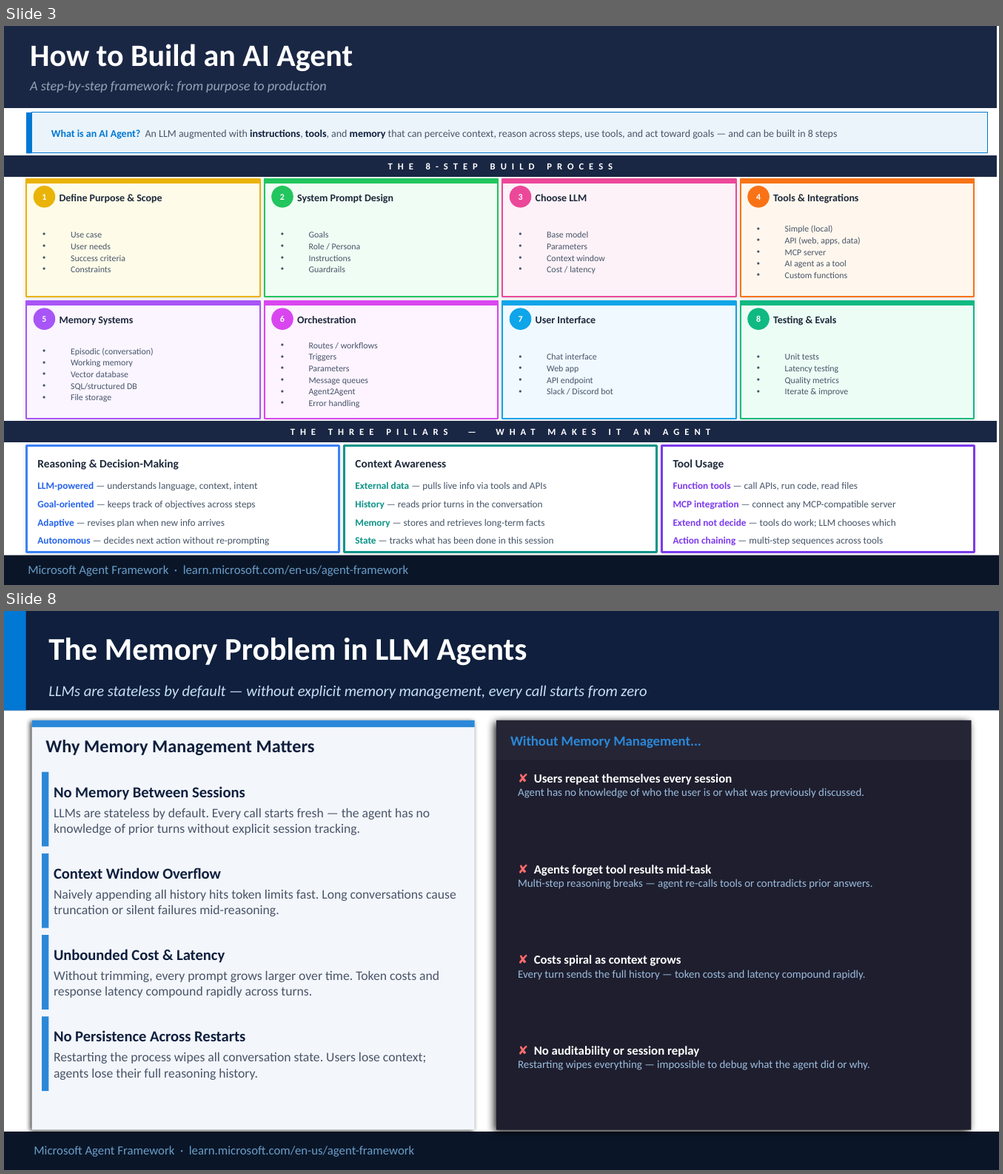
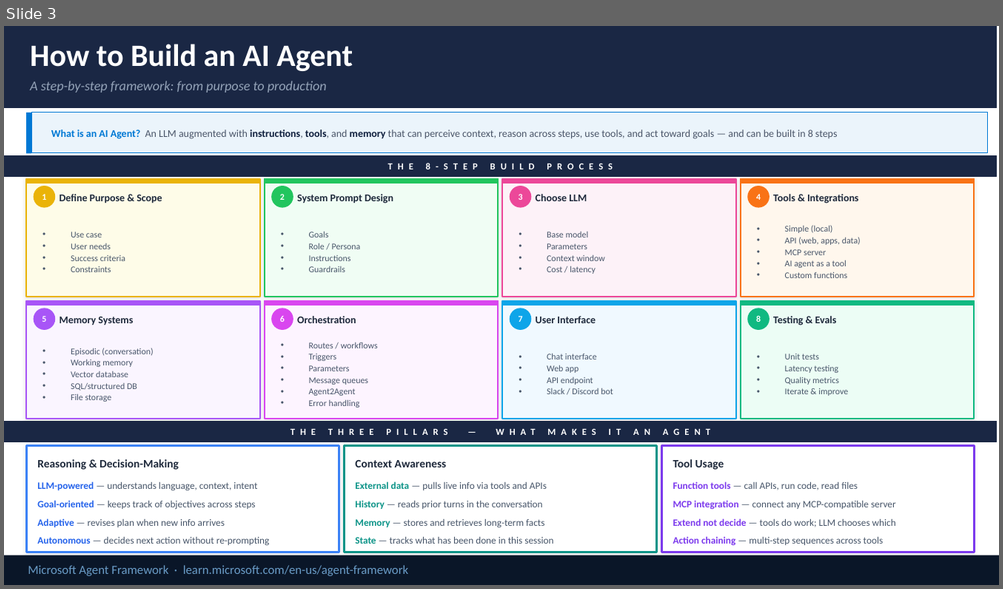
Before and after one commit to satyasyamnn/learning_agent_framework, a slide deck: Microsoft Agent Framework.pptx. Shown one above the other, each under a label of ours: slides 3 and 8 before the commit, slide 3 after it; the slides between them are not shown. The pictures are 1003x1174 and 1003x589 pixels, drawn with LibreOffice and Linux fonts; fonts in the diff are those of the drawing. Boxes give left, top, right and bottom in pixels: in the first picture for what was removed or moved away, otherwise in the second. Text is boxed around its words. In the diff, an @@ line names an element or a change of style, - is before the commit and + after.

```diff
--- a/Microsoft Agent Framework.pptx
+++ b/Microsoft Agent Framework.pptx
@@ slide 8 removed at (x1=4, y1=611, x2=999, y2=1170), background #FFFFFF @@
@@ rectangle removed at (x1=4, y1=611, x2=999, y2=710) @@
@@ rectangle removed at (x1=4, y1=611, x2=25, y2=710) @@
@@ text removed at (x1=48, y1=638, x2=527, y2=666) @@
-The Memory Problem in LLM Agents
@@ text removed at (x1=48, y1=685, x2=646, y2=699) @@
-LLMs are stateless by default — without explicit memory management, every call starts from zero
@@ rectangle removed at (x1=31, y1=721, x2=474, y2=1130) @@
@@ rectangle removed at (x1=31, y1=721, x2=474, y2=727) @@
@@ rectangle removed at (x1=496, y1=721, x2=971, y2=1130) @@
@@ rectangle removed at (x1=496, y1=721, x2=971, y2=760) @@
@@ text removed at (x1=45, y1=740, x2=315, y2=755) @@
-Why Memory Management Matters
@@ text removed at (x1=510, y1=736, x2=701, y2=748) @@
-Without Memory Management...
@@ rectangle removed at (x1=42, y1=772, x2=48, y2=847) @@
@@ text removed at (x1=54, y1=786, x2=245, y2=800) @@
-No Memory Between Sessions
@@ text removed at (x1=518, y1=774, x2=864, y2=798) @@
-✘ Users repeat themselves every session
-Agent has no knowledge of who the user is or what was previously discussed.
@@ text removed at (x1=54, y1=808, x2=430, y2=835) @@
-LLMs are stateless by default. Every call starts fresh — the agent has no knowledge of prior turns without explicit session tracking.
@@ rectangle removed at (x1=42, y1=854, x2=48, y2=928) @@
@@ text removed at (x1=54, y1=868, x2=221, y2=879) @@
-Context Window Overflow
@@ text removed at (x1=518, y1=865, x2=872, y2=889) @@
-✘ Agents forget tool results mid-task
-Multi-step reasoning breaks — agent re-calls tools or contradicts prior answers.
@@ text removed at (x1=54, y1=889, x2=456, y2=917) @@
-Naively appending all history hits token limits fast. Long conversations cause truncation or silent failures mid-reasoning.
@@ rectangle removed at (x1=42, y1=936, x2=48, y2=1010) @@
@@ text removed at (x1=54, y1=949, x2=225, y2=963) @@
-Unbounded Cost & Latency
@@ text removed at (x1=518, y1=955, x2=865, y2=980) @@
-✘ Costs spiral as context grows
-Every turn sends the full history — token costs and latency compound rapidly.
@@ text removed at (x1=54, y1=971, x2=439, y2=998) @@
-Without trimming, every prompt grows larger over time. Token costs and response latency compound rapidly across turns.
@@ rectangle removed at (x1=42, y1=1017, x2=48, y2=1091) @@
@@ text removed at (x1=54, y1=1031, x2=245, y2=1042) @@
-No Persistence Across Restarts
@@ text removed at (x1=54, y1=1052, x2=426, y2=1080) @@
-Restarting the process wipes all conversation state. Users lose context; agents lose their full reasoning history.
@@ text removed at (x1=518, y1=1046, x2=870, y2=1071) @@
-✘ No auditability or session replay
-Restarting wipes everything — impossible to debug what the agent did or why.
@@ rectangle removed at (x1=4, y1=1133, x2=999, y2=1170) @@
@@ text removed at (x1=34, y1=1146, x2=414, y2=1157) @@
-Microsoft Agent Framework · learn.microsoft.com/en-us/agent-framework
```
Also in this commit, not shown: 4 slides changed, 6 other slides removed, 2 other files.
